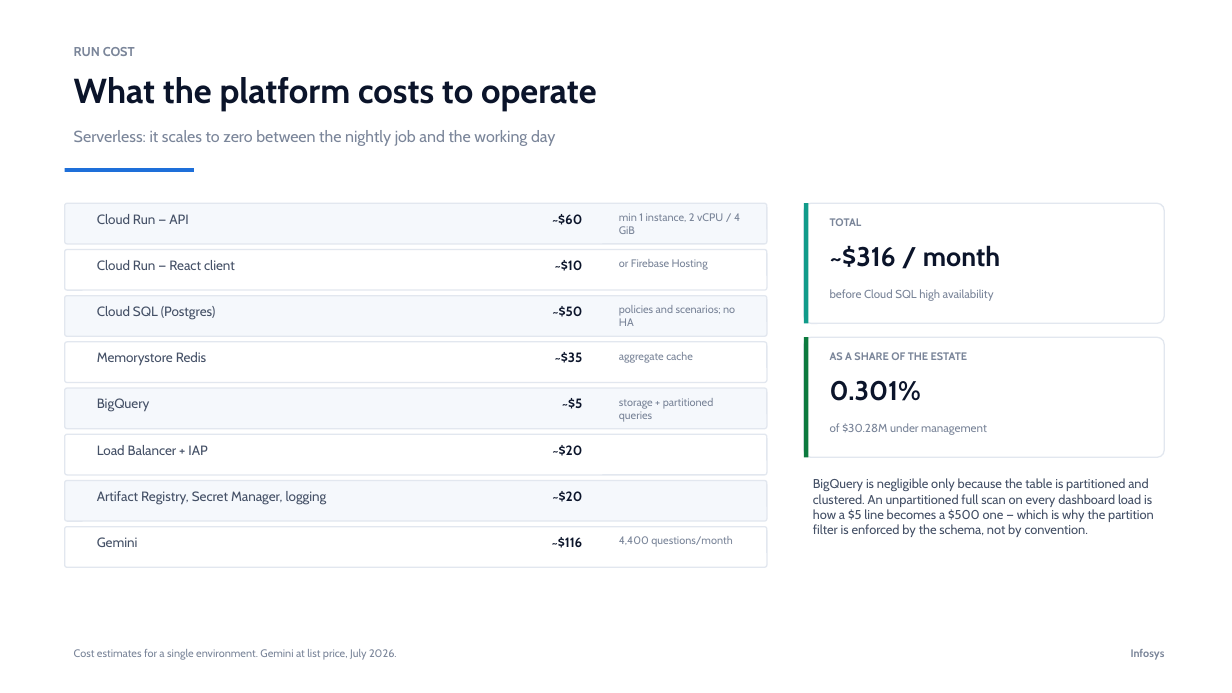
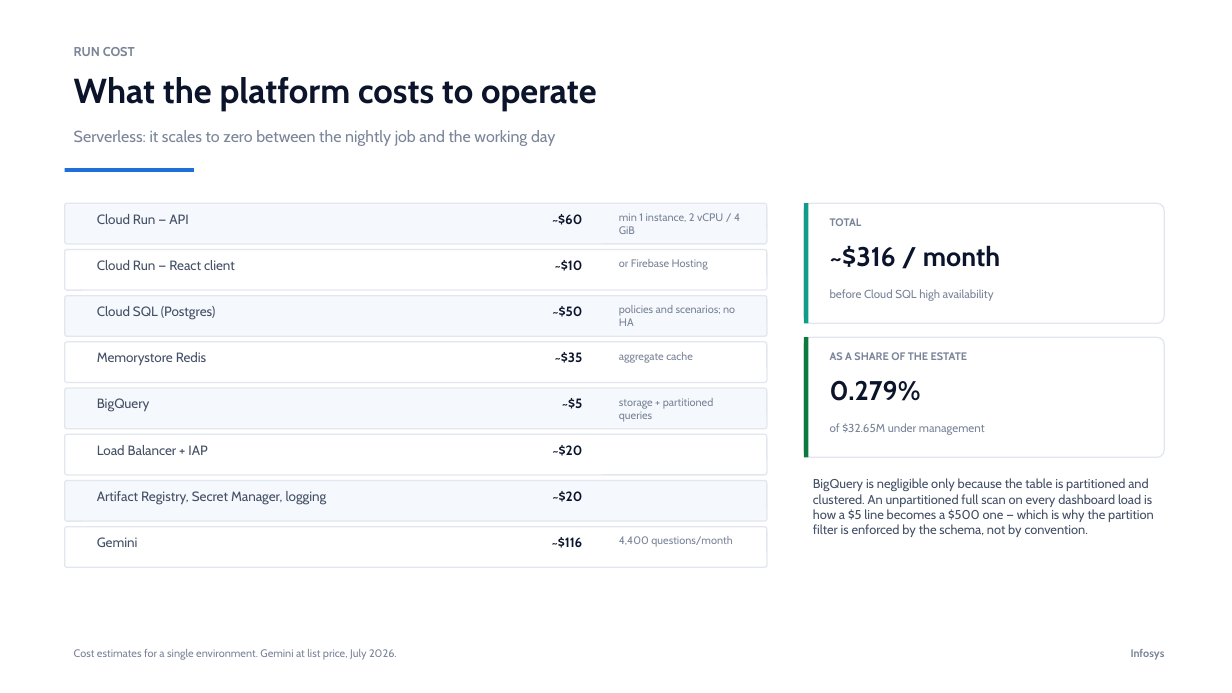
Before and after one commit to ajittgosavii/finops-gcp, a slide deck: slide 15 of Infosys_FinOps_GCP_Platform.pptx. Drawn at 1232x693 pixels with LibreOffice and Linux fonts; fonts in the diff are those of the drawing. Boxes give left, top, right and bottom in pixels: in the first picture for what was removed or moved away, otherwise in the second. Text is boxed around its words. In the diff, an @@ line names an element or a change of style, - is before the commit and + after.

```diff
--- a/Infosys_FinOps_GCP_Platform.pptx
+++ b/Infosys_FinOps_GCP_Platform.pptx
@@ text at (830, 380, 921, 401): text changed @@
-0.301%
+0.279%
@@ text at (830, 423, 985, 435): text changed @@
-of $30.28M under management
+of $32.65M under management
```
Also in this commit, not shown: 14 other slides changed, 24 other files.
